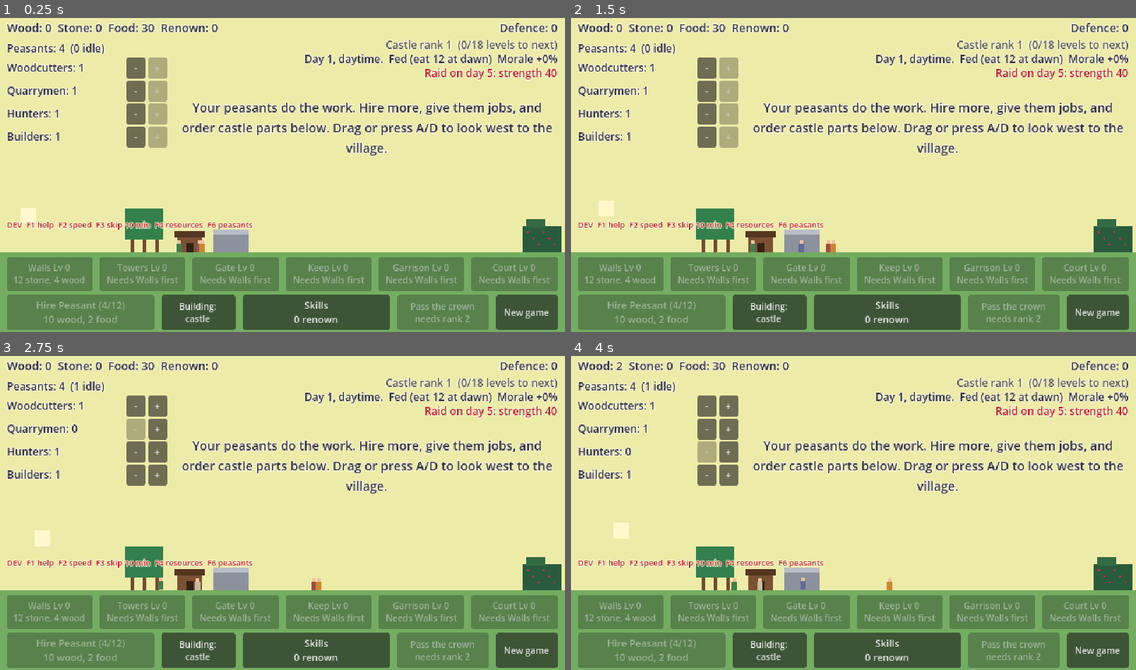
Above: before the commit, frames 1-4 (two rows, left to right).
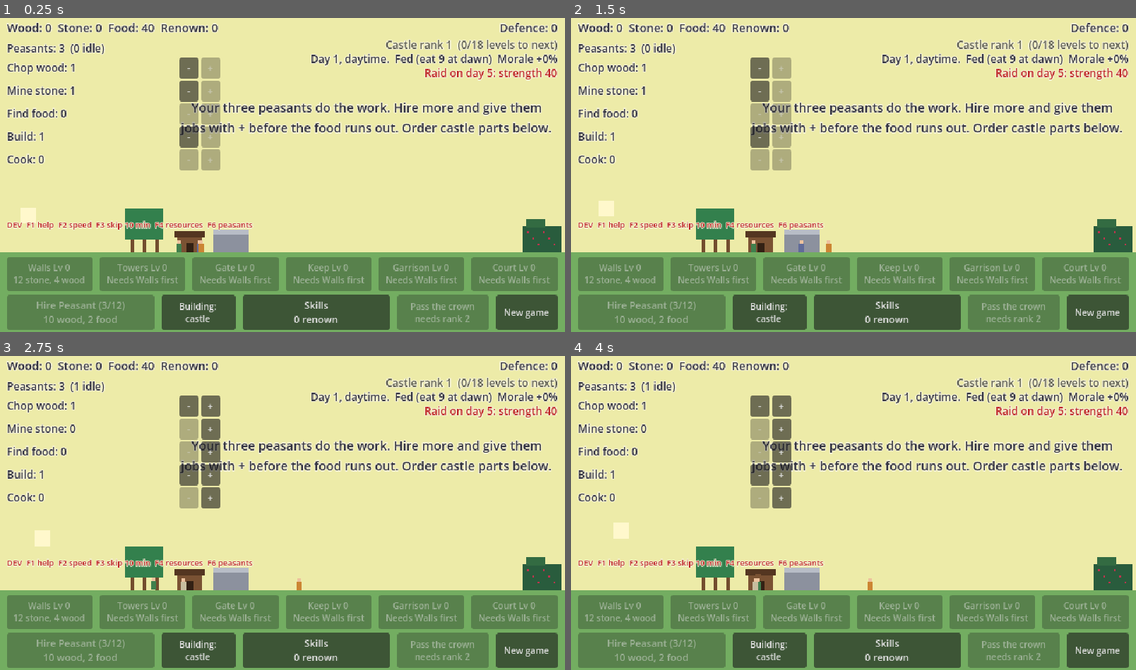
Above: after the commit, the same moments.

Repository: henrikmoepe-del/basebygger
Game: Godot game, scene res://scenes/main.tscn
Two runs of this game, one before a commit and one after it. Both use one fixed random seed, a clock stepped at 60 frames per second and the inputs below.
Inputs:
- Up to frame 1 (0.25 s): no input
- Up to frame 2 (1.5 s): click "-" at 0.5 s; click "+" at 1.25 s
- Up to frame 3 (2.75 s): click "-" at 2 s
- Up to frame 4 (4 s): click "+" at 2.75 s; click "-" at 3.5 s

The runs differ from the first frame. In frame 1, 8.6% of the frame differs, in the area x 1-98%, y 1-93%; in frame 2, 8.6%; in frame 3, 8.8%; in frame 4, 8.8%.

Commit message:
Start with three generalist peasants; trades are skill-tree unlocks
The game starts with three peasants. Any peasant can do any job,
slowly, including cooking. Seven trades (woodcutter, quarryman,
hunter, master builder, cook, man-at-arms, forester) are big nodes
in the skill tree; once one is bought, peasants doing that job can
be trained for food and wood. A trained peasant does the job twice
as well and wears a hat. Foresters remain a job only the trained
can do.

Co-Authored-By: Claude Opus 5.5 <noreply@anthropic.com>

Diff:
--- a/scenes/main.tscn
+++ b/scenes/main.tscn
@@ -164,7 +164,7 @@
 unique_name_in_owner = true
 offset_left = 8.0
 offset_top = 30.0
-offset_right = 190.0
+offset_right = 250.0
 offset_bottom = 130.0
 theme_override_constants/separation = 2
 
--- a/scripts/builder.gd
+++ b/scripts/builder.gd
@@ -25,7 +25,7 @@
 			_state = _choose_task()
 		State.TO_STOCK:
 			if _walk_to(world.stock_x + _offset, delta):
-				_carrying = GameState.job_take_load(GameState.builder_load())
+				_carrying = GameState.job_take_load(int(GameState.builder_load() * _skill()))
 				_state = State.TO_SITE if _carrying > 0 else State.IDLE
 		State.TO_SITE:
 			if _walk_to(world.site_x() + _offset, delta):
@@ -37,7 +37,7 @@
 				if GameState.job_can_hammer():
 					_hammering = true
 					_swing += delta * 10.0
-					GameState.job_add_work(GameState.hammer_rate() * delta)
+					GameState.job_add_work(GameState.hammer_rate() * _skill() * delta)
 				else:
 					_state = State.IDLE
 
--- a/scripts/forester.gd
+++ b/scripts/forester.gd
@@ -15,7 +15,7 @@
 	if GameState.trees < GameState.max_trees():
 		if _walk_to(world.grove.plot_x(GameState.trees), delta):
 			_planting = true
-			GameState.add_planting_work(delta)
+			GameState.add_planting_work(delta * GameState.work_mult())
 		return
 
 	# Grove is full: wander from tree to tree.
--- a/scripts/game_state.gd
+++ b/scripts/game_state.gd
@@ -24,8 +24,14 @@
 const SkillData = preload("res://scripts/skill_data.gd")
 const JobData = preload("res://scripts/job_data.gd")
 
-const START_JOBS := {"wood": 1, "stone": 1, "hunter": 1, "build": 1, "soldier": 0, "forester": 0, "cook": 0}
-const START_PEASANTS := 4
+const START_JOBS := {"wood": 1, "stone": 1, "hunter": 0, "build": 1, "cook": 0, "soldier": 0, "forester": 0}
+const NO_JOBS := {"wood": 0, "stone": 0, "hunter": 0, "build": 0, "cook": 0, "soldier": 0, "forester": 0}
+const START_PEASANTS := 3
+## How much better a trained peasant does their job.
+const TRAINED_MULT := 2.0
+## Training costs food and wood, and each one trained costs more than the last.
+const TRAIN_BASE_COST := 12
+const TRAIN_COST_GROWTH := 1.3
 const PEASANT_BASE_COST := 10
 const PEASANT_COST_GROWTH := 1.25
 const PEASANT_BASE_CARRY := 2
@@ -36,13 +42,14 @@
 ## everyone sleeps. Night begins at NIGHT_START (a fraction of the day).
 const DAY_LENGTH := 120.0
 const NIGHT_START := 0.72
-const START_FOOD := 30
+const START_FOOD := 40
 ## Every peasant eats this much at dawn. If there isn't enough, everyone
 ## goes hungry and works at HUNGRY_WORK_MULT until the next dawn.
 const FOOD_PER_PEASANT := 3.0
 const HUNGRY_WORK_MULT := 0.6
-const COOK_FOOD_SAVING := 0.08
-const MAX_USEFUL_COOKS := 6
+## Each cook saves this share of the food; a trained cook counts as two.
+const COOK_FOOD_SAVING := 0.05
+const MAX_COOK_POINTS := 10
 
 ## Raiders test the castle's defence every RAID_INTERVAL days, and each raid is
 ## RAID_STRENGTH_GROWTH times stronger than the last. Beating one gives renown;
@@ -98,7 +105,7 @@
 const FIRST_RANK_UP := 18
 const RANK_UP_STEP := 24
 
-const SAVE_VERSION := 8
+const SAVE_VERSION := 9
 const AUTOSAVE_INTERVAL := 10.0
 const MAX_OFFLINE_SECONDS := 8 * 3600
 ## Offline progress is only granted (and reported) after this long away.
@@ -115,6 +122,8 @@
 var peasants := START_PEASANTS
 ## How many peasants are assigned to each job. The rest are idle.
 var jobs := START_JOBS.duplicate()
+## How many of the peasants in each job are trained in its trade.
+var trained := NO_JOBS.duplicate()
 var trees := START_TREES
 ## Seconds of forester work done on the next tree.
 var planting_work := 0.0
@@ -240,7 +249,8 @@
 
 ## How much food the peasants eat at dawn.
 func food_needed() -> int:
-	var saving: float = mini(jobs.cook, MAX_USEFUL_COOKS) * COOK_FOOD_SAVING + skill_total("food_saving")
+	var cook_points: int = mini(jobs.cook + trained.cook, MAX_COOK_POINTS)
+	var saving: float = cook_points * COOK_FOOD_SAVING + skill_total("food_saving")
 	return ceili(peasants * FOOD_PER_PEASANT * (1.0 - saving))
 
 
@@ -371,6 +381,46 @@
 	if change < 0 and jobs[job] <= 0:
 		return false
 	jobs[job] += change
+	if job == "forester":
+		trained[job] = jobs[job]
+	# Taking the last untrained peasant off a job takes a trained one next,
+	# and their training is lost.
+	trained[job] = mini(trained[job], jobs[job])
+	peasants_changed.emit()
+	return true
+
+
+## True once the job's trade has been bought in the skill tree.
+func trade_unlocked(job: String) -> bool:
+	return skill_level(JobData.JOBS[job].trade_skill) > 0
+
+
+func total_trained() -> int:
+	var total := 0
+	for job: String in trained:
+		total += trained[job]
+	return total
+
+
+func train_cost() -> Dictionary:
+	var amount := ceili(TRAIN_BASE_COST * pow(TRAIN_COST_GROWTH, total_trained()))
+	return {"food": amount, "wood": amount}
+
+
+## Why nobody in the job can be trained right now (apart from cost), or "".
+func train_block_reason(job: String) -> String:
+	if not trade_unlocked(job):
+		return "Needs the %s skill" % SkillData.SKILLS[JobData.JOBS[job].trade_skill].name
+	if trained[job] >= jobs[job]:
+		return "Nobody left to train"
+	return ""
+
+
+## Trains one peasant in the job's trade.
+func train(job: String) -> bool:
+	if train_block_reason(job) != "" or not spend(train_cost()):
+		return false
+	trained[job] += 1
 	peasants_changed.emit()
 	return true
 
@@ -465,7 +515,8 @@
 	for id: String in part_levels:
 		from_parts += part_levels[id] * CastleData.PARTS[id].defence
 	from_parts *= 1.0 + skill_total("part_defence")
-	return roundi(from_parts) + jobs.soldier * soldier_defence()
+	# A trained soldier counts as two.
+	return roundi(from_parts) + (jobs.soldier + trained.soldier) * soldier_defence()
 
 
 func soldier_defence() -> int:
@@ -676,6 +727,7 @@
 		"part_levels": part_levels,
 		"peasants": peasants,
 		"jobs": jobs,
+		"trained": trained,
 		"trees": trees,
 		"renown": renown,
 		"day": day,
@@ -729,6 +781,7 @@
 		part_levels[id] = 0
 	peasants = START_PEASANTS
 	jobs = START_JOBS.duplicate()
+	trained = NO_JOBS.duplicate()
 	trees = START_TREES
 	planting_work = 0.0
 	renown = 0
@@ -765,6 +818,9 @@
 	_load_numbers(resources, data.get("resources"), true)
 	_load_numbers(part_levels, data.get("part_levels"), true)
 	_load_numbers(jobs, data.get("jobs"), true)
+	_load_numbers(trained, data.get("trained"), true)
+	for job: String in trained:
+		trained[job] = mini(trained[job], jobs[job])
 	_load_numbers(income_rate, data.get("income_rate"), false)
 	peasants = maxi(int(data.get("peasants", START_PEASANTS)), START_PEASANTS)
 	if idle_peasants() < 0:
--- a/scripts/gatherer.gd
+++ b/scripts/gatherer.gd
@@ -34,12 +34,12 @@
 				_timer = 0.0
 			elif _walk_to(_spot.position.x + _spot_offset, delta):
 				_state = State.WORKING
-				_timer = WORK_TIME * GameState.gather_time_mult()
+				_timer = WORK_TIME * GameState.gather_time_mult() / _skill()
 		State.WORKING:
 			_timer -= delta
 			if _timer <= 0.0:
 				# Take as much as the basket holds, or whatever is left.
-				while _carrying < GameState.carry_amount(job) and _spot.take():
+				while _carrying < GameState.carry_amount(job) * _skill() and _spot.take():
 					_carrying += 1
 				# If someone else took the last of it, look for another spot.
 				_state = State.TO_HOME if _carrying > 0 else State.IDLE
--- a/scripts/hud.gd
+++ b/scripts/hud.gd
@@ -65,7 +65,7 @@
 	_refresh()
 	_show_offline_report()
 	if GameState.day == 1 and GameState.total_levels() == 0:
-		_show_toast("Your peasants do the work. Hire more, give them jobs, and order castle parts below. Drag or press A/D to look west to the village.")
+		_show_toast("Your three peasants do the work. Hire more and give them jobs with + before the food runs out. Order castle parts below.")
 
 
 ## One button per castle part, made from the data in CastleData.PARTS,
@@ -97,11 +97,16 @@
 		plus.text = "+"
 		plus.custom_minimum_size = Vector2(22, 0)
 		plus.pressed.connect(GameState.assign.bind(id, 1))
+		var train := _new_button(9)
+		train.text = "Train"
+		train.custom_minimum_size = Vector2(34, 0)
+		train.pressed.connect(GameState.train.bind(id))
 		row.add_child(label)
 		row.add_child(minus)
 		row.add_child(plus)
+		row.add_child(train)
 		jobs_box.add_child(row)
-		_job_rows[id] = {"row": row, "label": label, "minus": minus, "plus": plus}
+		_job_rows[id] = {"row": row, "label": label, "minus": minus, "plus": plus, "train": train}
 
 
 func _new_button(font_size: int) -> Button:
@@ -209,6 +214,13 @@
 		row.label.text = "%s: %d" % [JobData.JOBS[id].name, GameState.jobs[id]]
 		if limit >= 0:
 			row.label.text += "/%d" % limit
+		if GameState.trained[id] > 0:
+			row.label.text += " (%d trained)" % GameState.trained[id]
+		# The Train button appears once the trade is unlocked in the skill tree.
+		var train_reason := GameState.train_block_reason(id)
+		row.train.visible = GameState.trade_unlocked(id) and id != "forester"
+		row.train.disabled = train_reason != "" or not GameState.can_afford(GameState.train_cost())
+		row.train.tooltip_text = "Train one as a %s: %s" % [JobData.JOBS[id].trade, _cost_text(GameState.train_cost())]
 		row.minus.disabled = GameState.jobs[id] <= 0
 		row.plus.disabled = idle <= 0 or (limit >= 0 and GameState.jobs[id] >= limit)
 
--- a/scripts/job_data.gd
+++ b/scripts/job_data.gd
@@ -1,17 +1,48 @@
 extends RefCounted
-## The jobs a peasant can be assigned to, as plain data.
+## The kinds of work a peasant can be given, as plain data.
+##
+## Any peasant can do a job, slowly. Each job also has a trade: once its
+## skill is bought, peasants doing the job can be trained, and a trained
+## peasant does the same work twice as well (see GameState.train).
+##
+## "name" is the work; "trade" is what a trained peasant is called.
+## "trade_skill" is the skill that allows training for the job.
 ## "color" is the tunic colour of a peasant doing the job (placeholder art).
-## "requires_skill" is the skill that unlocks the job (left out = always there).
 ## "gathers" is the resource a gathering job brings in, when it isn't the job id.
+## "requires_skill" means the job doesn't exist at all until that skill is bought.
 ## "requires_part" is a castle part that must be built before the job exists.
 
 const JOBS := {
-	"wood": {"name": "Woodcutters", "color": Color(0.25, 0.50, 0.30)},
-	"stone": {"name": "Quarrymen", "color": Color(0.38, 0.42, 0.60)},
-	"hunter": {"name": "Hunters", "color": Color(0.62, 0.30, 0.26), "gathers": "food"},
-	"build": {"name": "Builders", "color": Color(0.80, 0.52, 0.20)},
-	"soldier": {"name": "Soldiers", "color": Color(0.55, 0.14, 0.16), "requires_part": "garrison"},
-	"forester": {"name": "Foresters", "color": Color(0.55, 0.72, 0.30), "requires_skill": "forester"},
-	"cook": {"name": "Cooks", "color": Color(0.92, 0.90, 0.84), "requires_skill": "cook"},
+	"wood": {
+		"name": "Chop wood", "trade": "Woodcutter", "trade_skill": "t_wood",
+		"color": Color(0.25, 0.50, 0.30),
+	},
+	"stone": {
+		"name": "Mine stone", "trade": "Quarryman", "trade_skill": "t_stone",
+		"color": Color(0.38, 0.42, 0.60),
+	},
+	"hunter": {
+		"name": "Find food", "trade": "Hunter", "trade_skill": "t_hunt",
+		"color": Color(0.62, 0.30, 0.26), "gathers": "food",
+	},
+	"build": {
+		"name": "Build", "trade": "Master builder", "trade_skill": "t_build",
+		"color": Color(0.80, 0.52, 0.20),
+	},
+	"cook": {
+		"name": "Cook", "trade": "Cook", "trade_skill": "cook",
+		"color": Color(0.92, 0.90, 0.84),
+	},
+	"soldier": {
+		"name": "Stand guard", "trade": "Man-at-arms", "trade_skill": "t_guard",
+		"color": Color(0.55, 0.14, 0.16), "requires_part": "garrison",
+	},
+	# Tending the grove takes know-how: only trained foresters can do it.
+	"forester": {
+		"name": "Tend the grove", "trade": "Forester", "trade_skill": "forester",
+		"color": Color(0.55, 0.72, 0.30), "requires_skill": "forester",
+	},
 }
 const IDLE_COLOR := Color(0.78, 0.74, 0.62)
+## The hat that marks a trained peasant.
+const TRAINED_HAT := Color(0.95, 0.80, 0.30)
--- a/scripts/skill_data.gd
+++ b/scripts/skill_data.gd
@@ -22,6 +22,16 @@
 		"cell": Vector2i(-1, 0), "requires": "", "max_level": 5, "cost": 1, "cost_step": 1,
 		"effects": {"peasant_speed": 0.1},
 	},
+	"t_wood": {
+		"name": "Woodcutters", "icon": "WC", "text": "A trade. Peasants chopping wood can be trained as woodcutters, who chop twice as fast and carry twice as much.",
+		"cell": Vector2i(-1, -1), "requires": "boots", "max_level": 1, "cost": 3, "cost_step": 0,
+		"effects": {}, "big": true,
+	},
+	"t_stone": {
+		"name": "Quarrymen", "icon": "QM", "text": "A trade. Peasants mining stone can be trained as quarrymen, who mine twice as fast and carry twice as much.",
+		"cell": Vector2i(-1, 1), "requires": "boots", "max_level": 1, "cost": 3, "cost_step": 0,
+		"effects": {}, "big": true,
+	},
 	"baskets": {
 		"name": "Bigger Baskets", "icon": "Bk", "text": "Gatherers carry 1 more per trip per level.",
 		"cell": Vector2i(-2, 0), "requires": "boots", "max_level": 5, "cost": 2, "cost_step": 1,
@@ -48,7 +58,7 @@
 		"effects": {"tree_wood": 3},
 	},
 	"forester": {
-		"name": "Foresters", "icon": "FO", "text": "Unlocks the Forester job. Foresters plant new trees and tend the grove so it regrows faster.",
+		"name": "Foresters", "icon": "FO", "text": "A trade and a new job. Foresters plant new trees and tend the grove so it regrows faster.",
 		"cell": Vector2i(-2, 2), "requires": "forestry", "max_level": 1, "cost": 3, "cost_step": 0,
 		"effects": {}, "big": true,
 	},
@@ -74,6 +84,11 @@
 		"cell": Vector2i(0, -1), "requires": "", "max_level": 5, "cost": 1, "cost_step": 1,
 		"effects": {"hammer": 0.2},
 	},
+	"t_build": {
+		"name": "Master Builders", "icon": "MB", "text": "A trade. Builders can be trained as master builders, who hammer twice as fast and haul twice as much.",
+		"cell": Vector2i(1, -1), "requires": "hammers", "max_level": 1, "cost": 4, "cost_step": 0,
+		"effects": {}, "big": true,
+	},
 	"hods": {
 		"name": "Hods", "icon": "Hd", "text": "Builders carry 3 more per trip per level.",
 		"cell": Vector2i(0, -2), "requires": "hammers", "max_level": 4, "cost": 2, "cost_step": 1,
@@ -112,7 +127,7 @@
 		"effects": {"hunter_carry": 1},
 	},
 	"cook": {
-		"name": "Cooks", "icon": "CK", "text": "Unlocks the Cook job. Each cook makes the food go 8% further (up to 6 cooks).",
+		"name": "Cooks", "icon": "CK", "text": "A trade. Peasants at the pot can be trained as cooks, whose meals stretch the food twice as far.",
 		"cell": Vector2i(2, 0), "requires": "gamebags", "max_level": 1, "cost": 4, "cost_step": 0,
 		"effects": {}, "big": true,
 	},
@@ -126,24 +141,29 @@
 		"cell": Vector2i(3, 0), "requires": "cook", "max_level": 3, "cost": 3, "cost_step": 1,
 		"effects": {"food_saving": 0.08},
 	},
+	"t_hunt": {
+		"name": "Hunters", "icon": "HU", "text": "A trade. Peasants finding food can be trained as hunters, who bring back twice as much.",
+		"cell": Vector2i(1, 1), "requires": "gamebags", "max_level": 1, "cost": 3, "cost_step": 0,
+		"effects": {}, "big": true,
+	},
 	"bunks": {
 		"name": "Bunk Beds", "icon": "Bd", "text": "Each house holds 1 more peasant per level.",
-		"cell": Vector2i(1, 1), "requires": "gamebags", "max_level": 3, "cost": 3, "cost_step": 1,
+		"cell": Vector2i(2, 1), "requires": "t_hunt", "max_level": 3, "cost": 3, "cost_step": 1,
 		"effects": {"house_room": 1},
 	},
 	"ale": {
 		"name": "Good Ale", "icon": "Al", "text": "A full tavern makes everyone work another 4% faster per level.",
-		"cell": Vector2i(2, 1), "requires": "bunks", "max_level": 3, "cost": 3, "cost_step": 1,
+		"cell": Vector2i(3, 1), "requires": "bunks", "max_level": 3, "cost": 3, "cost_step": 1,
 		"effects": {"tavern_bonus": 0.04},
 	},
 	"deepwell": {
 		"name": "Deep Well", "icon": "Wl", "text": "Each well level serves 2 more peasants per level.",
-		"cell": Vector2i(2, 2), "requires": "ale", "max_level": 3, "cost": 2, "cost_step": 1,
+		"cell": Vector2i(2, 2), "requires": "bunks", "max_level": 3, "cost": 2, "cost_step": 1,
 		"effects": {"well_serves": 2},
 	},
 	"lanterns": {
 		"name": "Lanterns", "icon": "LN", "text": "Peasants work later into the evening: nights are a quarter shorter.",
-		"cell": Vector2i(3, 1), "requires": "ale", "max_level": 1, "cost": 5, "cost_step": 0,
+		"cell": Vector2i(3, 2), "requires": "ale", "max_level": 1, "cost": 5, "cost_step": 0,
 		"effects": {"night_shorter": 0.07}, "big": true,
 	},
 
@@ -153,6 +173,11 @@
 		"cell": Vector2i(0, 1), "requires": "", "max_level": 5, "cost": 2, "cost_step": 1,
 		"effects": {"soldier_defence": 1},
 	},
+	"t_guard": {
+		"name": "Men-at-arms", "icon": "MA", "text": "A trade. Peasants standing guard can be trained as men-at-arms, who count double for defence.",
+		"cell": Vector2i(1, 2), "requires": "drills", "max_level": 1, "cost": 4, "cost_step": 0,
+		"effects": {}, "big": true,
+	},
 	"thickwalls": {
 		"name": "Thick Walls", "icon": "Tw", "text": "Castle parts give 8% more defence per level.",
 		"cell": Vector2i(0, 2), "requires": "drills", "max_level": 4, "cost": 3, "cost_step": 1,
--- a/scripts/worker.gd
+++ b/scripts/worker.gd
@@ -7,6 +7,8 @@
 
 ## The job id from JobData.JOBS, or "" for idle.
 var job := ""
+## Trained peasants do their job twice as well and wear a hat.
+var trained := false
 var home_x := 0.0
 var speed := 50.0
 ## The Workers node, which knows where things are in the world.
@@ -39,6 +41,8 @@
 	var bob := _bob()
 	draw_rect(Rect2(-3, bob - 10, 6, 10), tunic)
 	draw_rect(Rect2(-2, bob - 14, 4, 4), Color(0.93, 0.76, 0.62))
+	if trained:
+		draw_rect(Rect2(-3, bob - 16, 6, 2), JobData.TRAINED_HAT)
 	_draw_extra(bob)
 
 
@@ -52,6 +56,11 @@
 	pass
 
 
+## 2 for a trained peasant, 1 otherwise: how much better they do their job.
+func _skill() -> float:
+	return GameState.TRAINED_MULT if trained else 1.0
+
+
 ## Moves towards x and returns true once there.
 func _walk_to(x: float, delta: float) -> bool:
 	position.x = move_toward(position.x, x, speed * GameState.peasant_speed_mult() * delta)
--- a/scripts/workers.gd
+++ b/scripts/workers.gd
@@ -74,10 +74,13 @@
 		while current.size() > wanted:
 			current.pop_back().queue_free()
 		for i in wanted - current.size():
-			_spawn(job)
+			current.append(_spawn(job))
+		# The first peasants in each job are the trained ones.
+		for i in current.size():
+			current[i].trained = job != "" and i < GameState.trained[job]
 
 
-func _spawn(job: String) -> void:
+func _spawn(job: String) -> Node2D:
 	var worker: Node2D = JOB_SCRIPTS[job].new()
 	worker.job = job
 	worker.world = self
@@ -96,3 +99,4 @@
 	# Everyone comes out of the stockhouse.
 	worker.position.x = stock_x
 	add_child(worker)
+	return worker
Not shown, added: scripts/dev_tools.gd.uid
